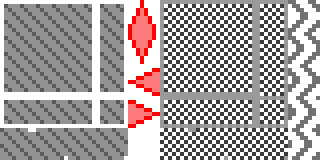
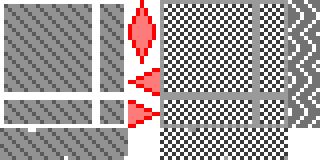
Comparing the layer stacks of the two 320×160 images. Changes:
painted on "Háttér" over [260, 0, 320, 160]
